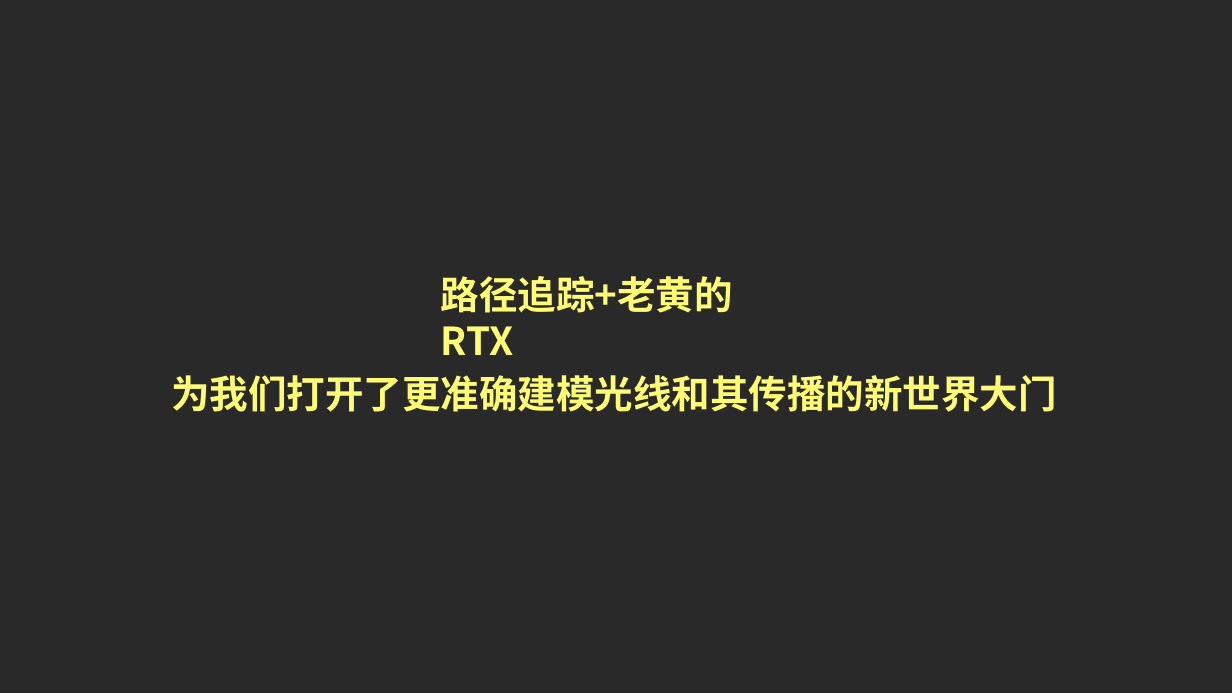
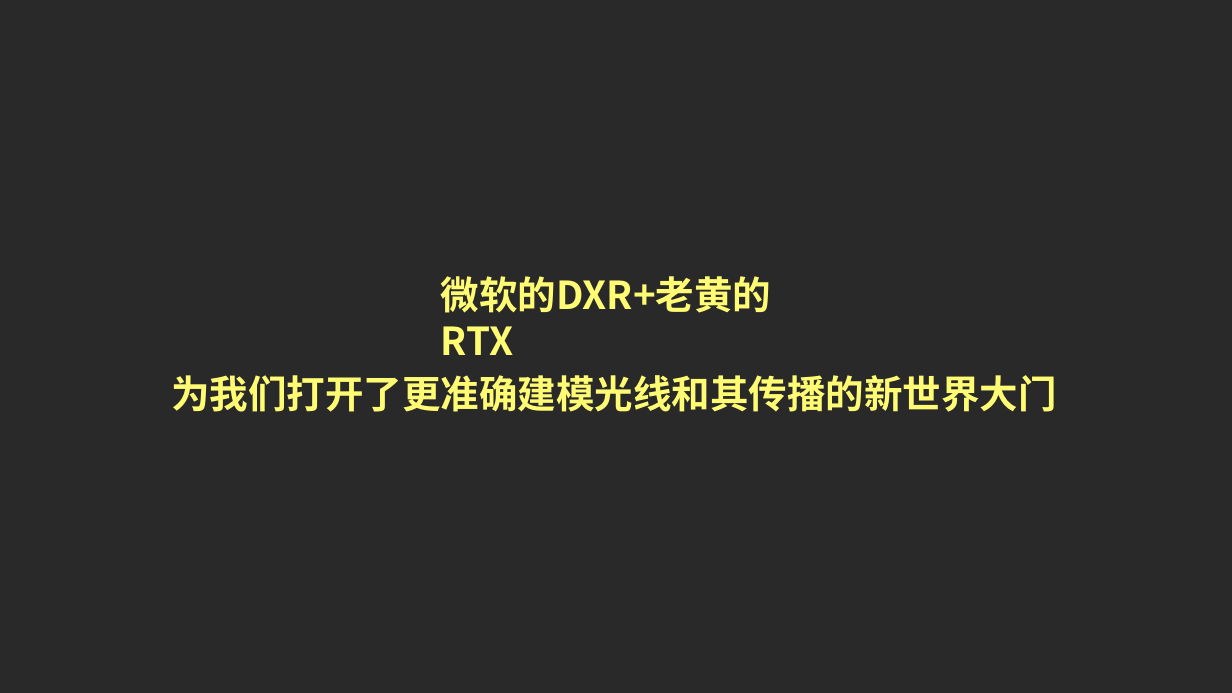
Before and after one commit to doomlover/KSGameEngineTutorials, a slide deck: slide 32 of PPTs/07.表面着色技术.pptx (slide 28 before the commit). Drawn at 1232x693 pixels with LibreOffice and Linux fonts; fonts in the diff are those of the drawing. Boxes give left, top, right and bottom in pixels: in the first picture for what was removed or moved away, otherwise in the second. Text is boxed around its words. In the diff, an @@ line names an element or a change of style, - is before the commit and + after.

```diff
--- a/PPTs/07.表面着色技术.pptx
+++ b/PPTs/07.表面着色技术.pptx
@@ text at [441, 276, 772, 355]: text changed @@
-路径追踪+老黄的RTX
+微软的DXR+老黄的RTX
```
Also in this commit, not shown: 7 other slides changed, 5 slides added, 1 slide removed.
